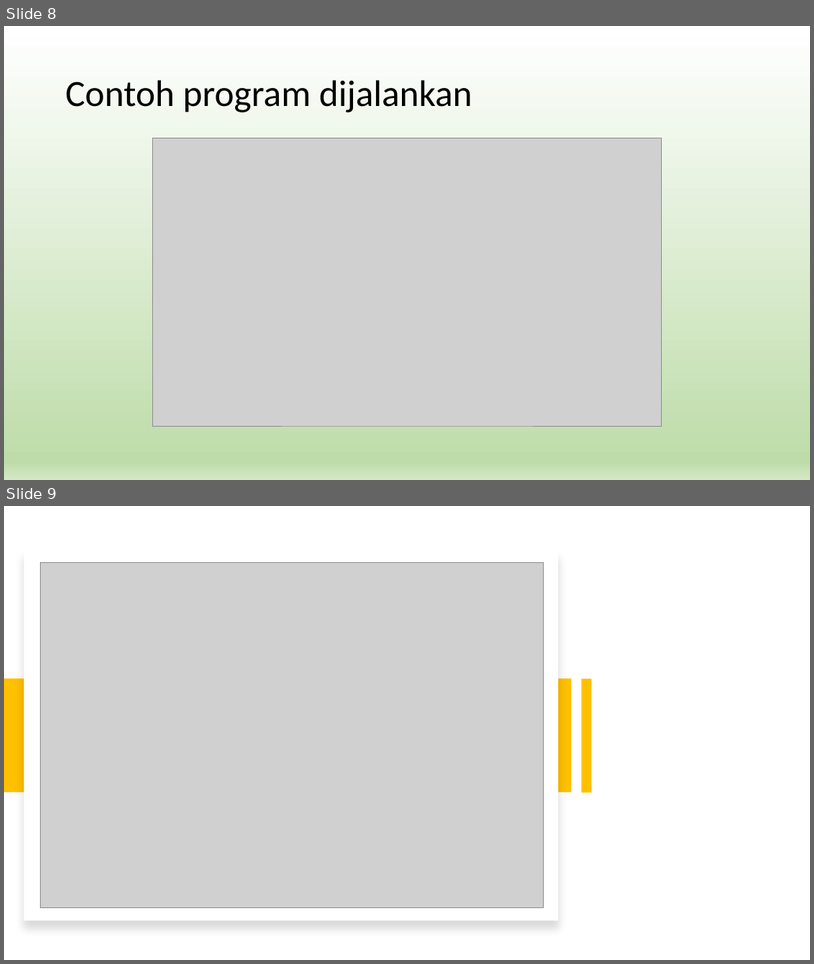
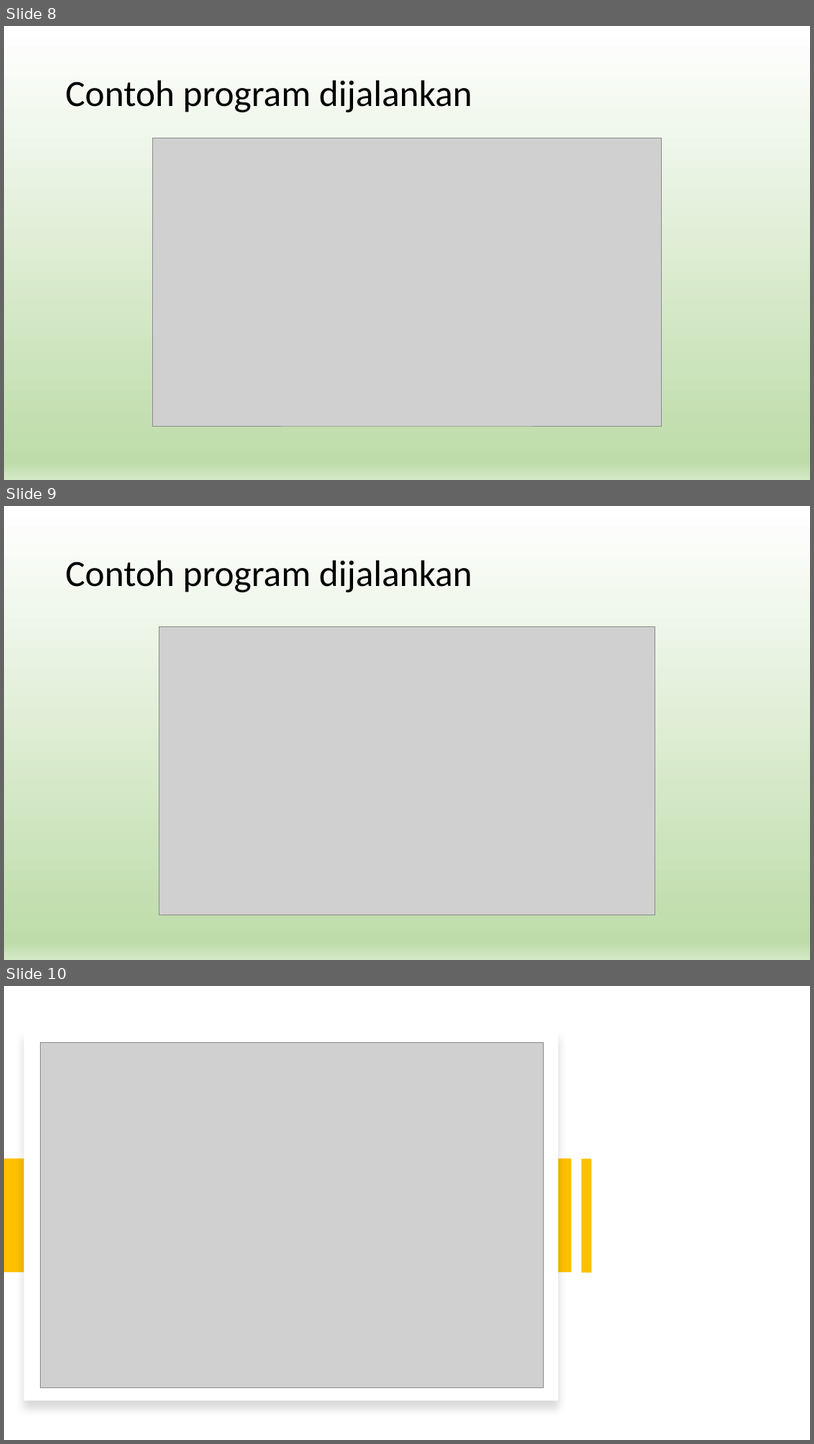
Before and after one commit to rainzoneg/Restoran-Virtual-Mesin, a slide deck: Food Delivery System.pptx. Shown one above the other, each under a label of ours: slides 8 and 9 before the commit, slides 8, 9 and 10 after it. The pictures are 814x964 and 814x1444 pixels, drawn with LibreOffice and Linux fonts; fonts in the diff are those of the drawing; grey boxes stand for pictures. Boxes give left, top, right and bottom in pixels: in the first picture for what was removed or moved away, otherwise in the second. Text is boxed around its words. In the diff, an @@ line names an element or a change of style, - is before the commit and + after.

Commit message:
Final ppt revision

```diff
--- a/Food Delivery System.pptx
+++ b/Food Delivery System.pptx
@@ slide 9 added at box(4, 506, 810, 960), background gradient #FFFFFF to #BEDCAA to #D4E8C6 @@
@@ title added at box(65, 560, 473, 592), 44 pt, text #000000 @@
+Contoh program dijalankan
@@ picture added at box(159, 627, 656, 915) @@
@@ what was slide 9 is now slide 10 @@
```
Also in this commit, not shown: 1 slide changed.
